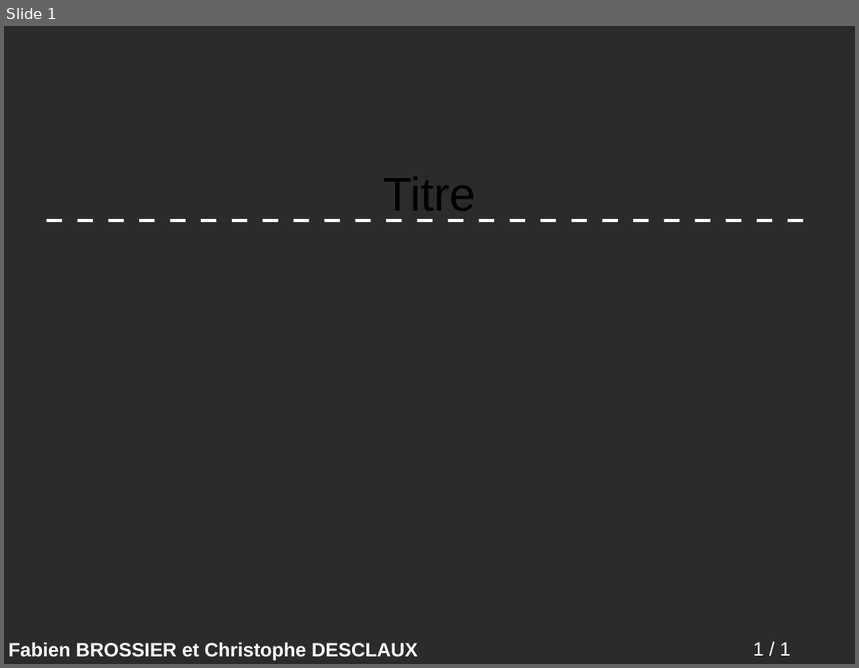
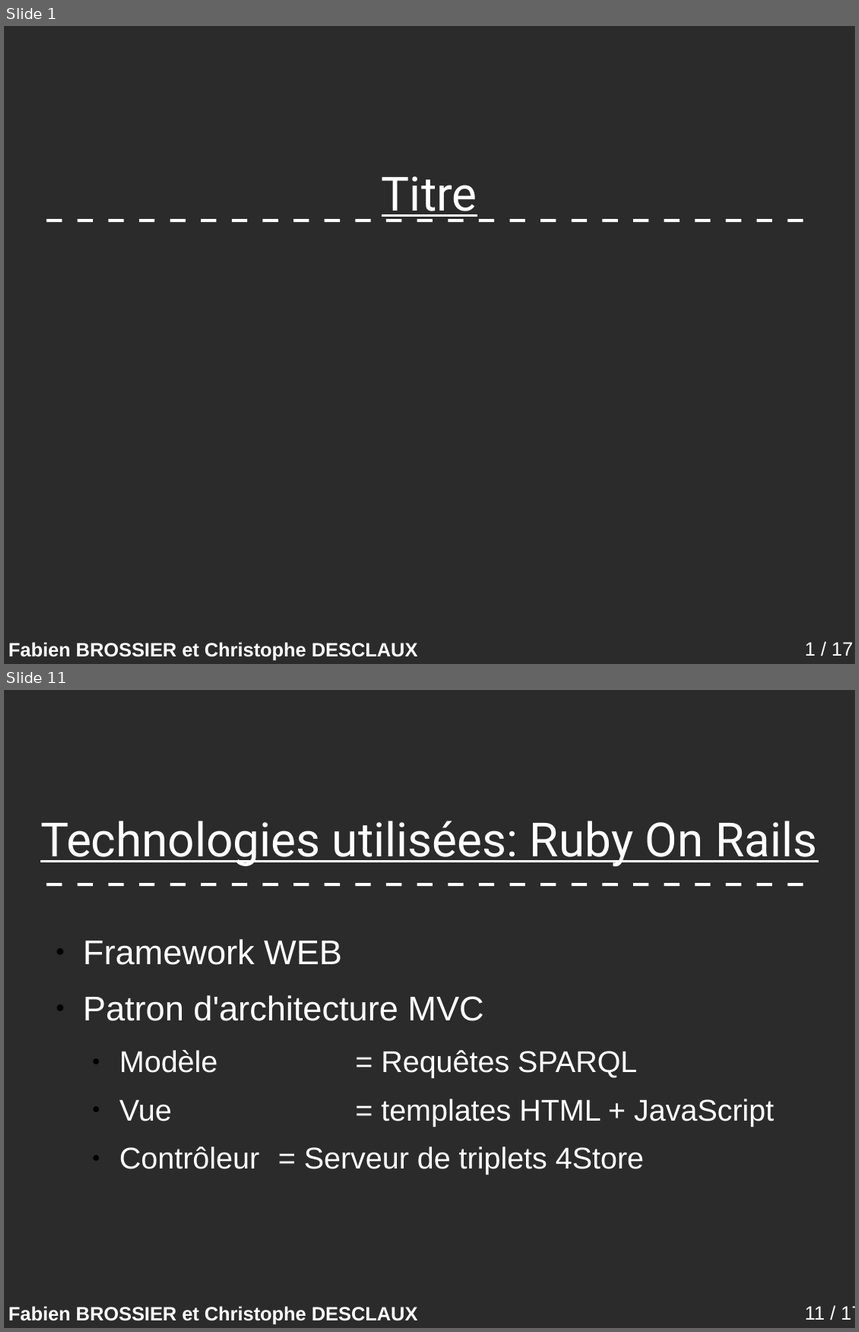
Before and after one commit to descl/TabooGeek, a slide deck: rapport/presentation.odp. Shown one above the other, each under a label of ours: slide 1 before the commit, slides 1 and 11 after it; the slides between them are not shown. The pictures are 859x668 and 859x1332 pixels, drawn with LibreOffice and Linux fonts; fonts in the diff are those of the drawing; background and template pictures are left out; a plain dark background stands for a picture behind light text. Boxes give left, top, right and bottom in pixels: in the first picture for what was removed or moved away, otherwise in the second. Text is boxed around its words. In the diff, an @@ line names an element or a change of style, - is before the commit and + after.

```diff
--- a/rapport/presentation.odp
+++ b/rapport/presentation.odp
@@ slide 11 added at (x1=4, y1=690, x2=855, y2=1328), background picture (left out); not listed: 3 template elements that a slide beside it also shows @@
@@ title added at (x1=40, y1=821, x2=817, y2=867), 44 pt, text #FFFFFF, underline @@
+Technologies utilisées: Ruby On Rails
@@ text added at (x1=83, y1=939, x2=774, y2=1175), 28 pt, text #FFFFFF @@
+● Framework WEB
+● Patron d'architecture MVC
+  ● Modèle = Requêtes SPARQL
+  ● Vue = templates HTML + JavaScript
+  ● Contrôleur = Serveur de triplets 4Store
@@ slide 1 changed as well @@
@@ title "Titre" at (x1=382, y1=176, x2=477, y2=222): font Arial to Roboto, text colour #000000 to #FFFFFF, underline on @@
@@ page number at (x1=805, y1=642, x2=853, y2=656): text changed @@
-1 / 1
+1 / 17
```
Also in this commit, not shown: 15 other slides added, 4 other files.
